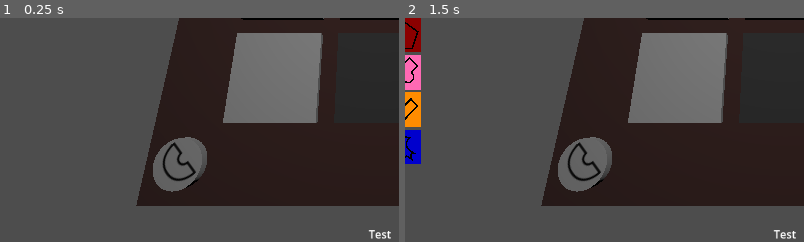
Above: before the commit, frames 1-2 (left to right).
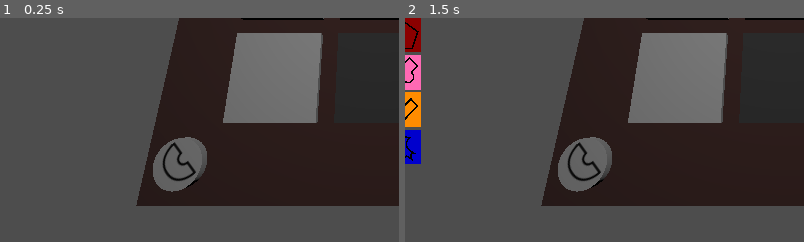
Above: after the commit, the same moments.

Repository: zanderdenning/mora-jai-box
Game: Godot game, scene res://main.tscn
Same seed, same stepped clock (60 frames per second), same inputs: the game is played once before the commit and once after it.
Inputs (mouse positions are % of the whole screen's width and height, from its top left):
- Up to frame 1 (0.25 s): no input
- Up to frame 2 (1.5 s): click "Edit" at 0.5 s; click (2, 4) at 1.27 s
The pictures show only the part of the screen within x 2-52%, y 50-100%; the shares and areas given below are measured in that part.

The runs differ from the first frame. In frame 1, 0.1% of the frame differs, in the area x 92-98%, y 94-99%; in frame 2, 0.1%.

Commit message:
Removed test text

Diff:
--- a/main.tscn
+++ b/main.tscn
@@ -136,7 +136,6 @@
 offset_top = -23.0
 grow_horizontal = 2
 grow_vertical = 0
-text = "Test"
 horizontal_alignment = 1
 vertical_alignment = 1
 
